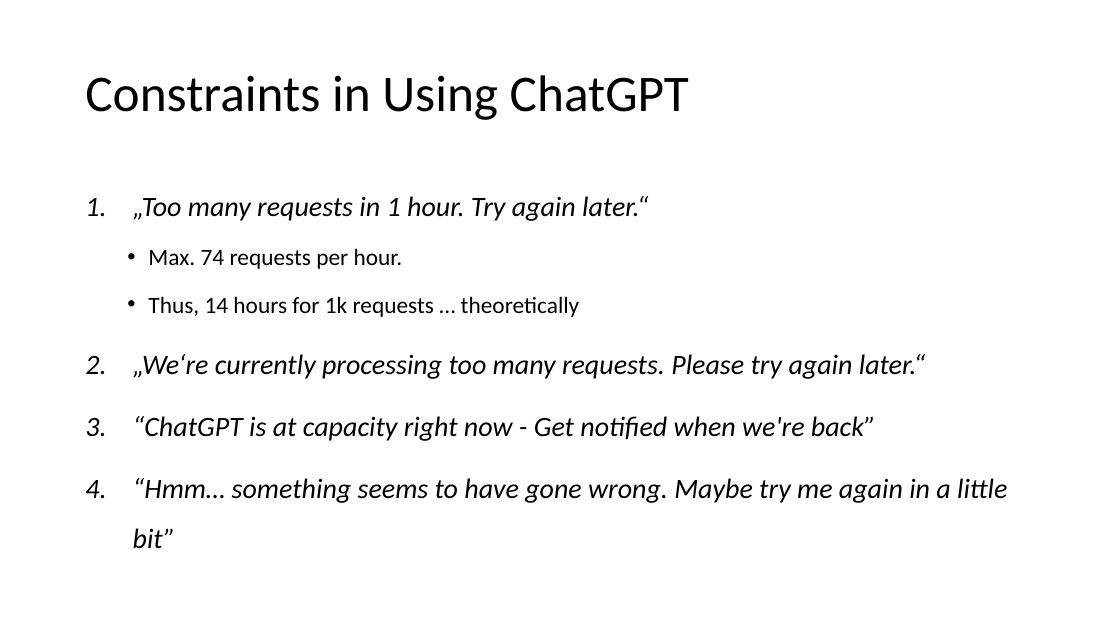
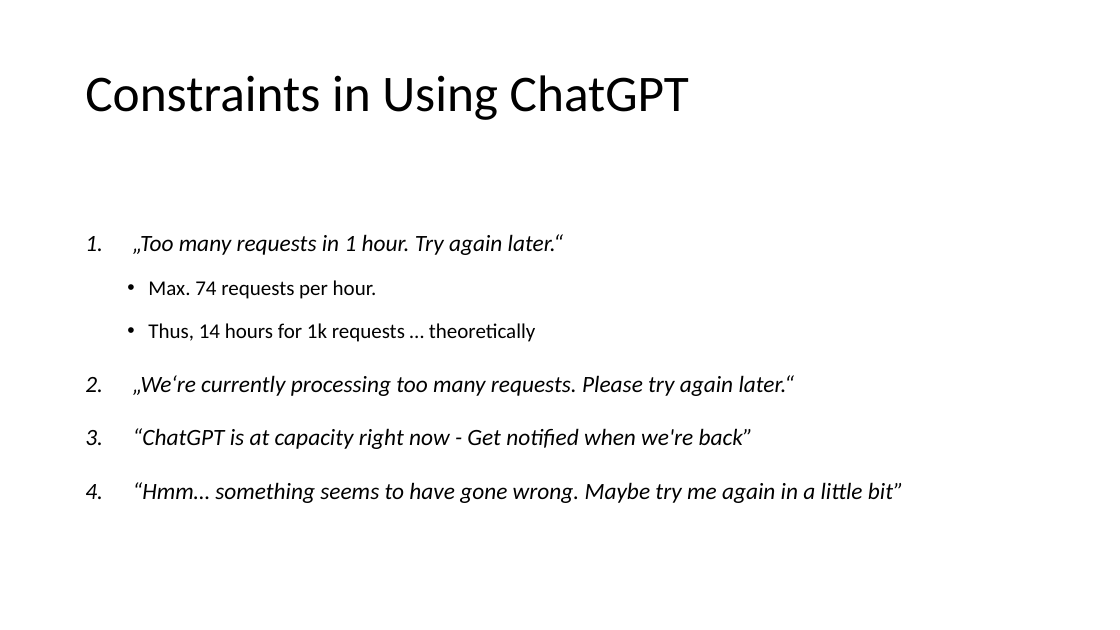
Before and after one commit to sciphie/JokeGPT, a slide deck: slide 4 of ChatGPT is fun –.pptm. Drawn at 1120x630 pixels with LibreOffice and Linux fonts; fonts in the diff are those of the drawing. Boxes give left, top, right and bottom in pixels: in the first picture for what was removed or moved away, otherwise in the second. Text is boxed around its words. In the diff, an @@ line names an element or a change of style, - is before the commit and + after.

```diff
--- a/ChatGPT is fun –.pptm
+++ b/ChatGPT is fun –.pptm
@@ text "„Too many requests in 1 ...": place and size @@
-text "„Too many requests in 1 ..." at [133,196,1007,549]
+text "„Too many requests in 1 ..." at [133,234,904,503]
@@ text "„Too many requests in 1 ..." at [133,234,904,503]: size 24 to 20 pt in "„Too many requests in 1 hour. Try ...", "„We‘re currently processing too many requests. Please ...", "“ChatGPT is at capacity right now - ...", "“Hmm… something seems to have gone wrong. ..."; size 20 to 18 pt in "Max. 74 requests per hour.", "Thus, 14 hours for 1k requests … ..." @@
```
Also in this commit, not shown: 7 slides added, 2 slides removed, 4 other files.
